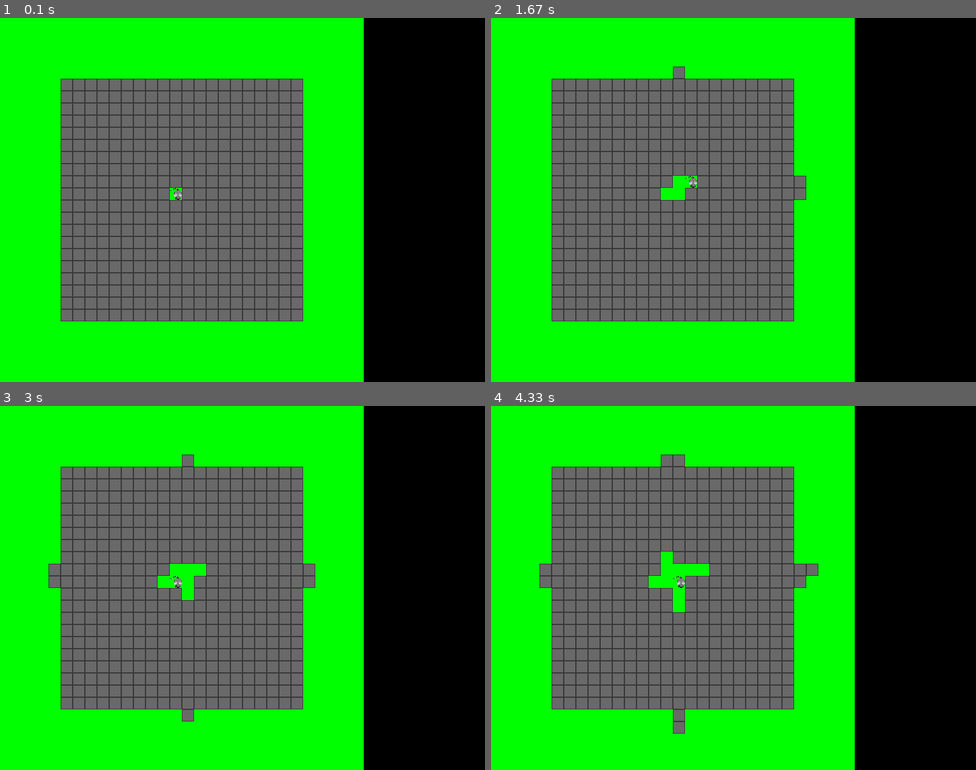
Above: before the commit, frames 1-4 (two rows, left to right).
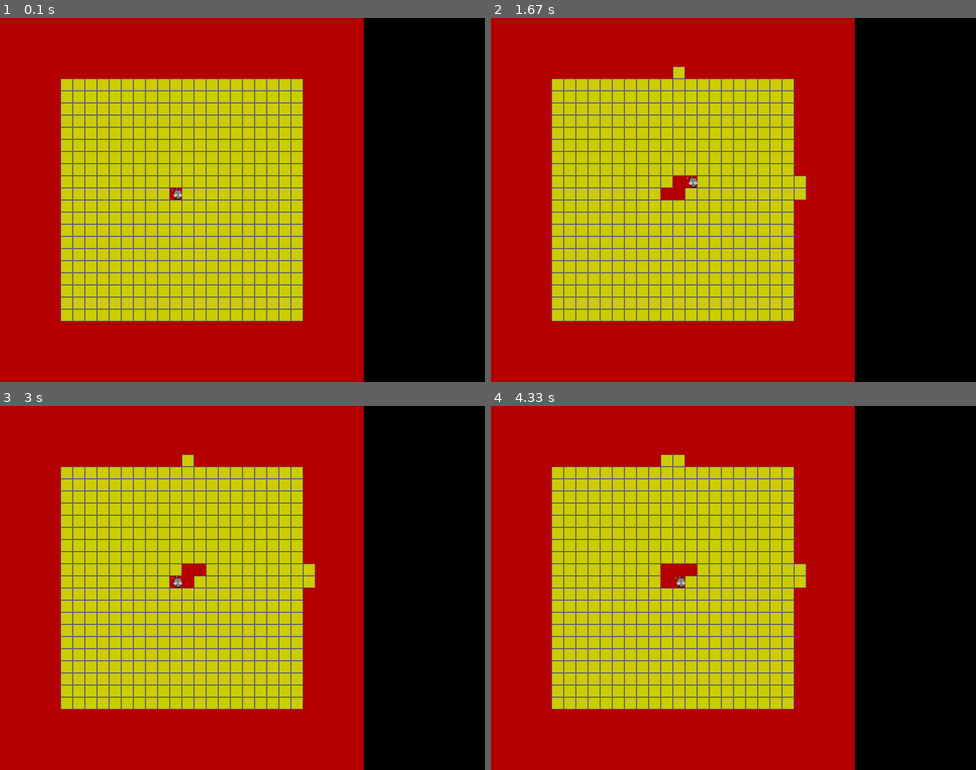
Above: after the commit, the same moments.

Repository: anhdtran95/Python-Learning
Game: pygame game, started from pygame/Rodent Revenge/Rodent Revenge.py
Two runs of this game, one before a commit and one after it. Both use one fixed random seed, a clock stepped at 60 frames per second and the inputs below.
Inputs:
- Up to frame 1 (0.1 s): no input
- Up to frame 2 (1.67 s): hold Right 0.33-0.8 s; hold Up 0.83-1.13 s; hold Right 1.17-1.63 s
- Up to frame 3 (3 s): hold Left 1.67-2.2 s; hold Down 2.23-2.53 s; hold Left 2.57-2.97 s
- Up to frame 4 (4.33 s): hold Up 3-3.37 s; hold Right 3.4-4.03 s; hold Down from 4.07 s (still down)

The runs differ from the first frame. In frame 1, 75% of the frame differs, in the area x 0-75%, y 0-100%; in frame 2, 75%; in frame 3, 75%; in frame 4, 75%.

Commit message:
commit oeration

Diff:
--- a/pygame/Rodent Revenge/Rodent Revenge.py
+++ b/pygame/Rodent Revenge/Rodent Revenge.py
@@ -13,6 +13,8 @@
 blue = (0, 0, 255)
 darkblue = (0, 0, 180)
 
+shitcolor = (204, 204, 0)
+
 #width and heigh for window is almost always 800* 600
 display_width = 800
 display_height = 600
@@ -28,8 +30,8 @@
         self.top = top
         self.image = pg.Surface((20,20))
         self.inside = pg.Surface((18,18))
-        self.image.fill(darkgray)
-        self.inside.fill(gray)
+        self.image.fill(gray)
+        self.inside.fill(shitcolor)
         self.image.blit(self.inside, (1,1))
         self.rect = self.image.get_rect(topleft = (self.left, self.top))
     def update(self, dir):
@@ -61,16 +63,20 @@
         # self.rect = self.image.get_rect(topleft = (top,left))
     def update(self, dir):
         if dir == 'left':
-            self.left -= 20
+            if self.left >= 20:
+                self.left -= 20
 
         elif dir == 'right':
-            self.left += 20
+            if self.left < 580:
+                self.left += 20
 
         elif dir == 'up':
-            self.top -= 20
+            if self.top >= 20:
+                self.top -= 20
 
         elif dir == 'down':
-            self.top += 20
+            if self.top < 580:
+                self.top += 20
     def getPos(self):
         return(self.left,self.top)
 
@@ -107,11 +113,15 @@
 
 
     gameOver = False
-    pg.display.set_caption('Game by Anh')
+    pg.display.set_caption('Rodent Revenge by Anh')
     windowSurface = pg.display.set_mode((display_width, display_height))
     gameSurface = pg.Surface((gamedisplay_width, gamedisplay_height))
 
     blockGroup = pg.sprite.Group()
+    blockPosList = []
+    directionLockList = []
+    # look something like ( left coordinate and down: (240, down) means at 240 from left u cant go down
+    # or (left, 220) means at 220 from top u cant go left
 
     newMouse = mouse(280, 280)
 
@@ -123,6 +133,7 @@
             if not (blockTop == 280 and blockLeft == 280):
                 newBlock = block(blockLeft, blockTop)
                 blockGroup.add(newBlock)
+                blockPosList.append(((blockLeft, blockTop)))
             blockTop += 20
         blockLeft += 20
 
@@ -131,8 +142,10 @@
 
         windowSurface.blit(gameSurface, (0,0))
 
-        gameSurface.fill(green)
-
+        gameSurface.fill(darkred)
+
+
+        blockToMove = None
 
 
         for event in pg.event.get():
@@ -143,25 +156,91 @@
                 if event.key == pg.K_UP:
                     newMouse.update('up')
                     for blocks in blockGroup:
-                        if blocks.getPos()[0] == newMouse.getPos()[0] and blocks.getPos()[1] <= newMouse.getPos()[1]: #directly above mouse
-                            # print(blocks.getPos())
-                            blocks.update('up')
-                            # print(blocks.getPos())
+                        if blocks.getPos() == newMouse.getPos(): #directly above mouse
+                            if (blocks.getPos()[0], 'up') not in directionLockList:
+                                blockToMove = blocks
+                                blockPosList.remove(blocks.getPos())
+                                blockToMove.update('up')
+                                break
+                            else:
+                                newMouse.update('down')
+
+                    if blockToMove:
+                        while blockToMove.getPos() in blockPosList:
+
+                            #print(blockToMove.getPos())
+                            blockToMove.update('up')
+
+                        blockPosList.append(blockToMove.getPos())
+                        if blockToMove.getPos()[1] == 0:
+                            directionLockList.append((blockToMove.getPos()[0], 'up'))
+
+
                 if event.key == pg.K_DOWN:
                     newMouse.update('down')
                     for blocks in blockGroup:
-                        if blocks.getPos()[0] == newMouse.getPos()[0] and blocks.getPos()[1] >= newMouse.getPos()[1]: #directly below mouse
-                            blocks.update('down')
+                        if blocks.getPos() == newMouse.getPos(): #directly above mouse
+                            if (blocks.getPos()[0], 'down') not in directionLockList:
+                                blockToMove = blocks
+                                blockPosList.remove(blocks.getPos())
+                                blockToMove.update('down')
+                                break
+                            else:
+                                newMouse.update('up')
+
+                    if blockToMove:
+                        while blockToMove.getPos() in blockPosList:
+
+                            #print(blockToMove.getPos())
+                            blockToMove.update('down')
+
+                        blockPosList.append(blockToMove.getPos())
+                        if blockToMove.getPos()[1] == 580:
+                            directionLockList.append((blockToMove.getPos()[0], 'down'))
+
                 if event.key == pg.K_LEFT:
                     newMouse.update('left')
                     for blocks in blockGroup:
-                        if blocks.getPos()[1] == newMouse.getPos()[1]  and blocks.getPos()[0] <= newMouse.getPos()[0]: #to the left of mouse
-                            blocks.update('left')
+                        if blocks.getPos() == newMouse.getPos(): #directly above mouse
+                            if ('left', blocks.getPos()[1]) not in directionLockList:
+                                blockToMove = blocks
+                                blockPosList.remove(blocks.getPos())
+                                blockToMove.update('left')
+                                break
+                            else:
+                                newMouse.update('right')
+
+                    if blockToMove:
+                        while blockToMove.getPos() in blockPosList:
+
+                            #print(blockToMove.getPos())
+                            blockToMove.update('left')
+
+                        blockPosList.append(blockToMove.getPos())
+                        if blockToMove.getPos()[0] == 0:
+                            directionLockList.append(('left', blocks.getPos()[1]))
+
                 if event.key == pg.K_RIGHT:
                     newMouse.update('right')
                     for blocks in blockGroup:
-                        if blocks.getPos()[1] == newMouse.getPos()[1] and blocks.getPos()[0] >= newMouse.getPos()[0]: #to the right of mouse
-                            blocks.update('right')
+                        if blocks.getPos() == newMouse.getPos(): #directly above mouse
+                            if ('right', blocks.getPos()[1]) not in directionLockList:
+                                blockToMove = blocks
+                                blockPosList.remove(blocks.getPos())
+                                blockToMove.update('right')
+                                break
+                            else:
+                                newMouse.update('left')
+
+                    if blockToMove:
+                        while blockToMove.getPos() in blockPosList:
+
+                            #print(blockToMove.getPos())
+                            blockToMove.update('right')
+
+                        blockPosList.append(blockToMove.getPos())
+                        if blockToMove.getPos()[0] == 580:
+                            directionLockList.append(('right', blocks.getPos()[1]))
                 if event.key == pg.K_a:
                     for shit in blockGroup:
                         print(shit.getPos())
